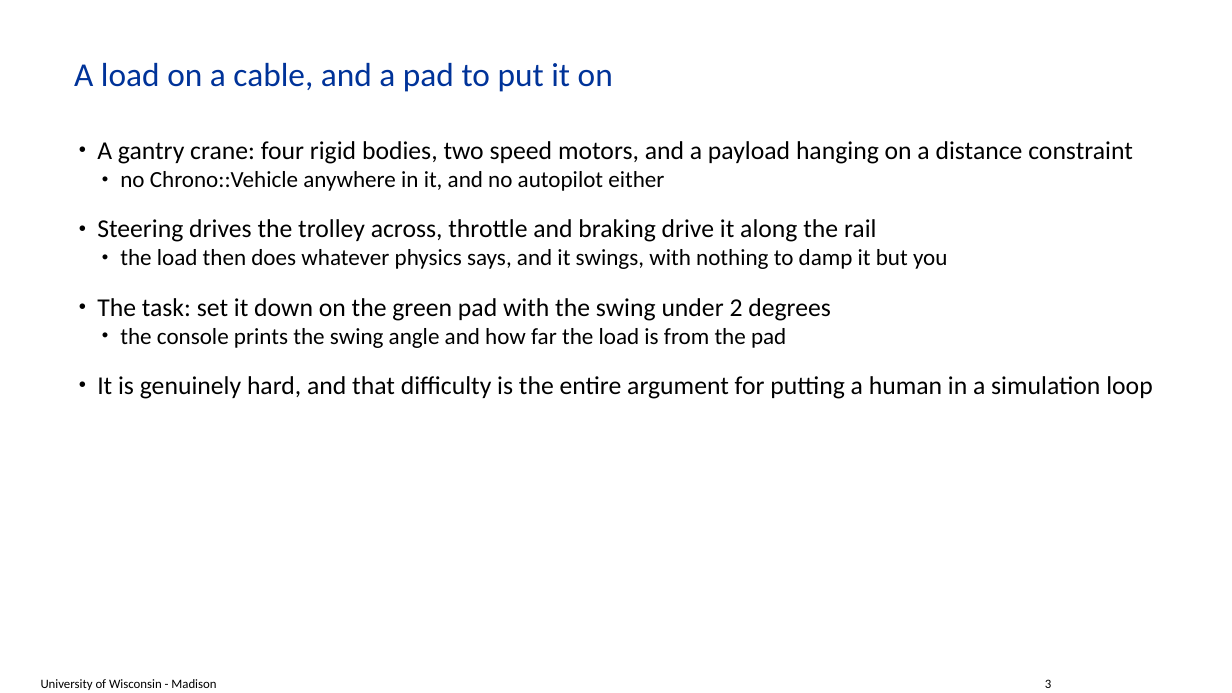
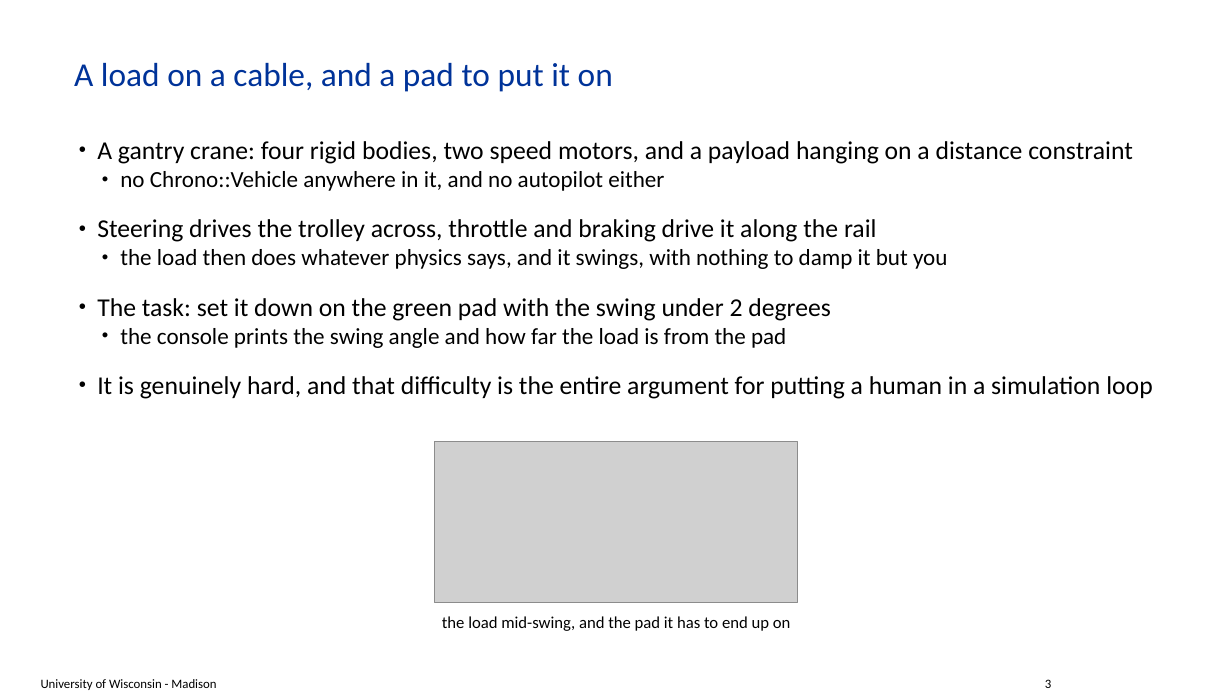
Before and after one commit to ksha23/chrono-hil-tutorial, a slide deck: slide 3 of tutorial_HIL_driver.pptx. Drawn at 1232x693 pixels with LibreOffice and Linux fonts; fonts in the diff are those of the drawing; grey boxes stand for pictures; background and template pictures are left out. Boxes give left, top, right and bottom in pixels: in the first picture for what was removed or moved away, otherwise in the second. Text is boxed around its words. In the diff, an @@ line names an element or a change of style, - is before the commit and + after.

```diff
--- a/tutorial_HIL_driver.pptx
+++ b/tutorial_HIL_driver.pptx
@@ picture added at (434, 442, 799, 603) @@
@@ text added at (442, 616, 791, 631), 13 pt, text #000000 @@
+the load mid-swing, and the pad it has to end up on
```
Also in this commit, not shown: 3 other slides changed, 9 other files.
